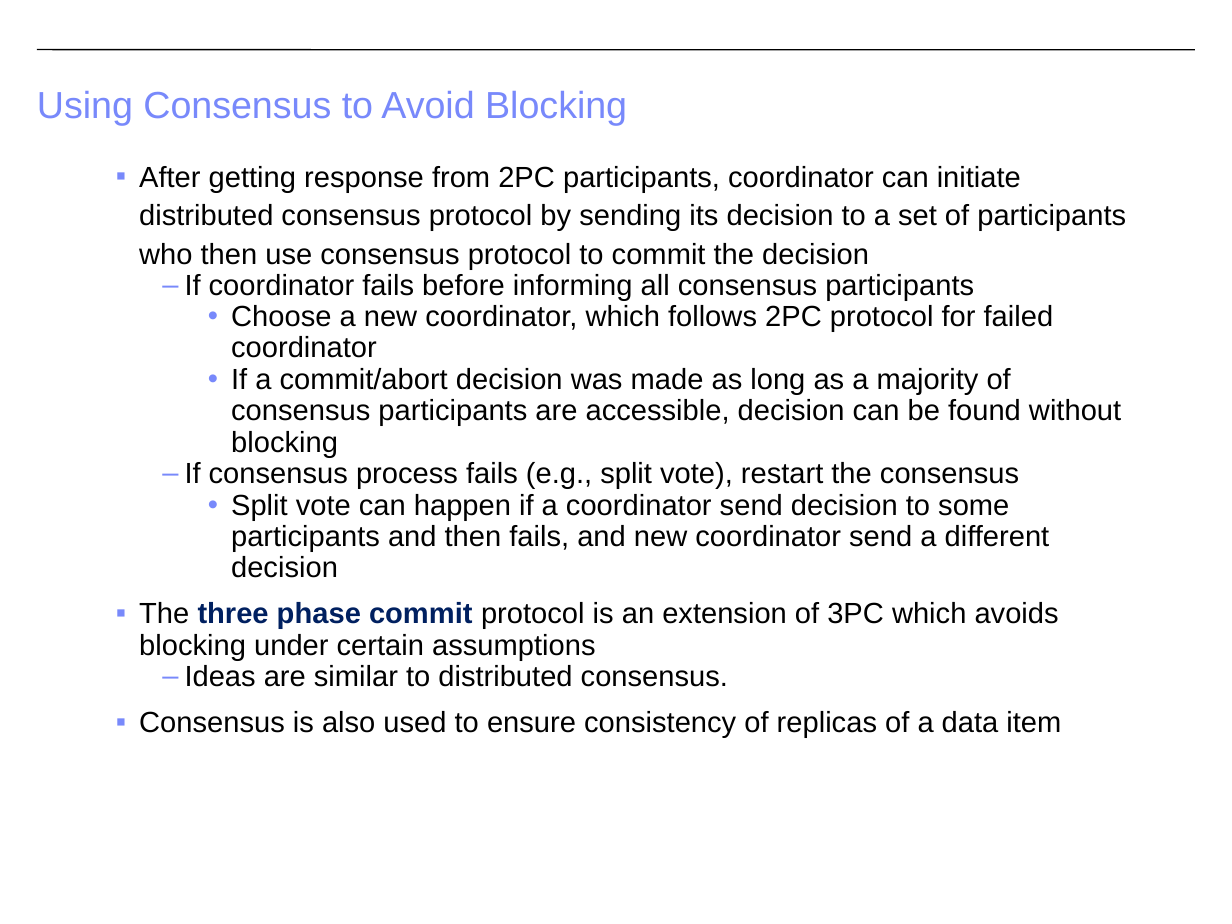
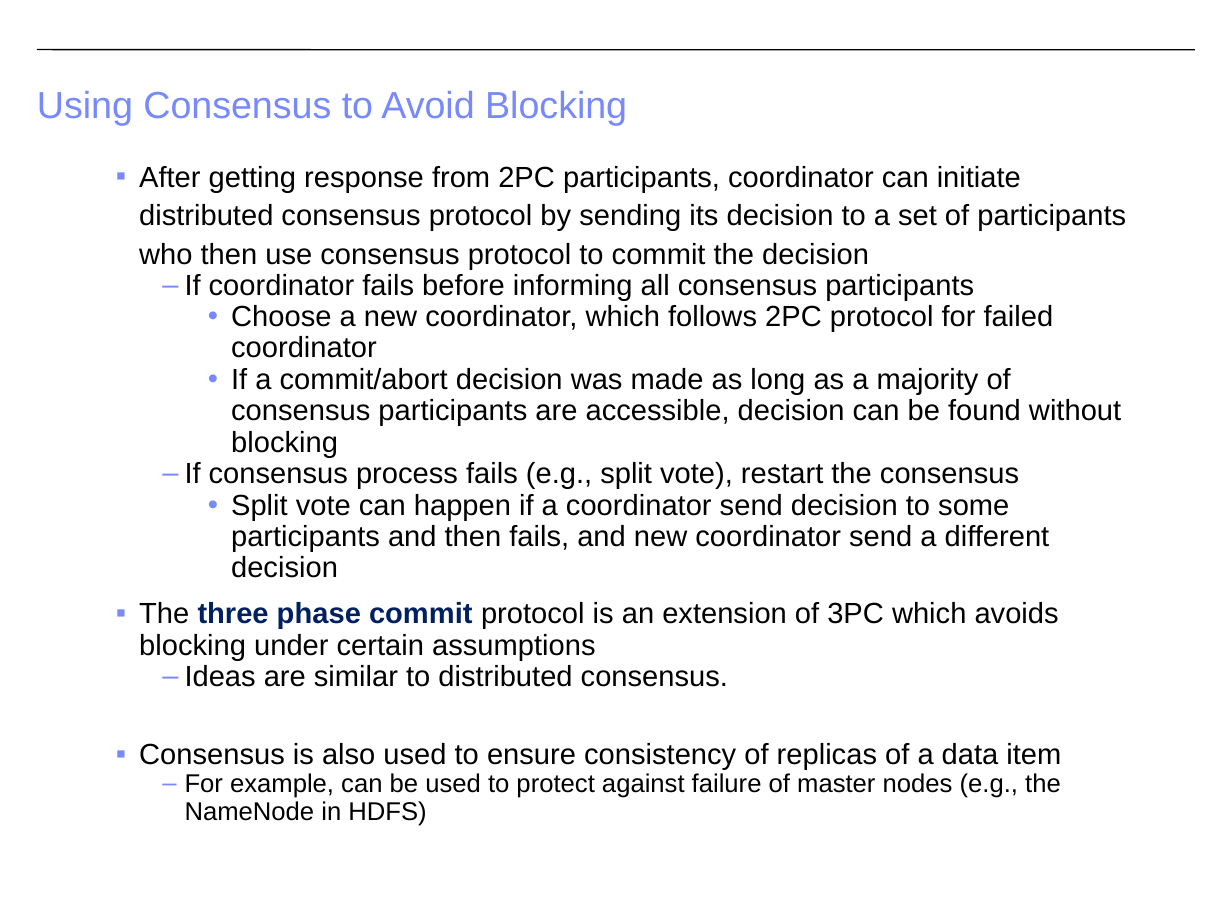
Before and after one commit to CS-W4121/cs-w4121.github.io, a slide deck: slide 49 of slides/Topic 5 - Distributed File Systems and Databases.pptx (slide 43 before the commit). Drawn at 1232x924 pixels with LibreOffice and Linux fonts; fonts in the diff are those of the drawing. Boxes give left, top, right and bottom in pixels: in the first picture for what was removed or moved away, otherwise in the second. Text is boxed around its words. In the diff, an @@ line names an element or a change of style, - is before the commit and + after.

```diff
--- a/slides/Topic 5 - Distributed File Systems and Databases.pptx
+++ b/slides/Topic 5 - Distributed File Systems and Databases.pptx
@@ text at (x1=185, y1=773, x2=1061, y2=826): paragraph added @@
+  – For example, can be used to protect against failure of master nodes (e.g., the NameNode in HDFS)
```
Also in this commit, not shown: 11 other slides changed, 6 slides added, 3 other files.
